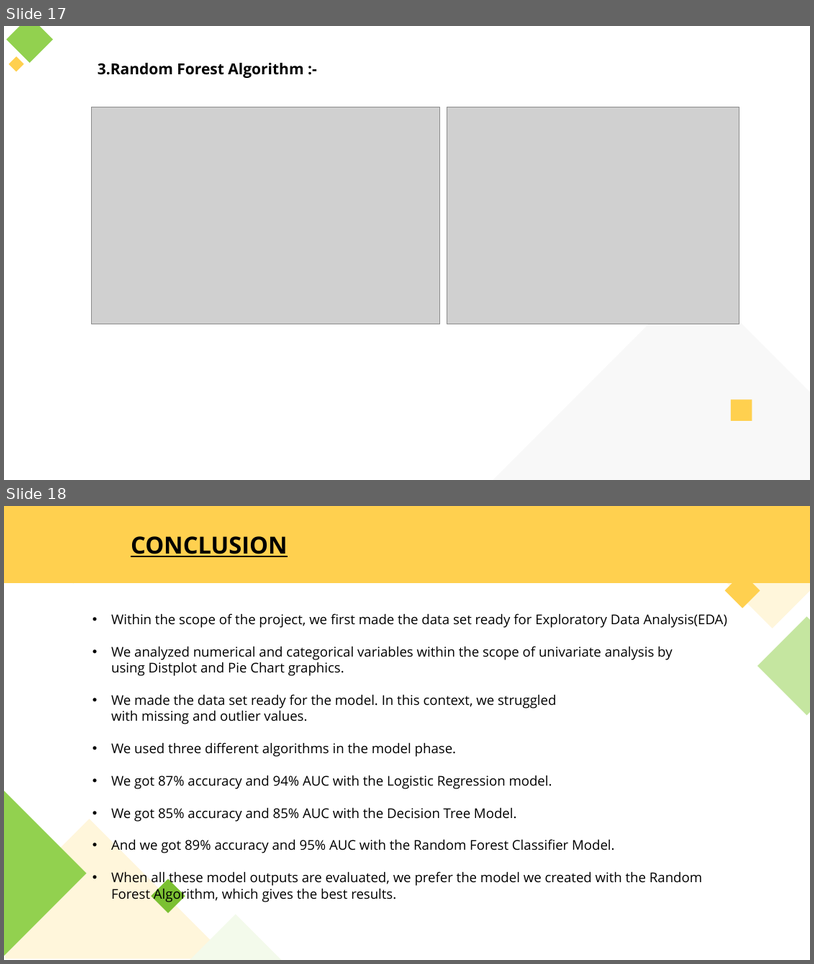
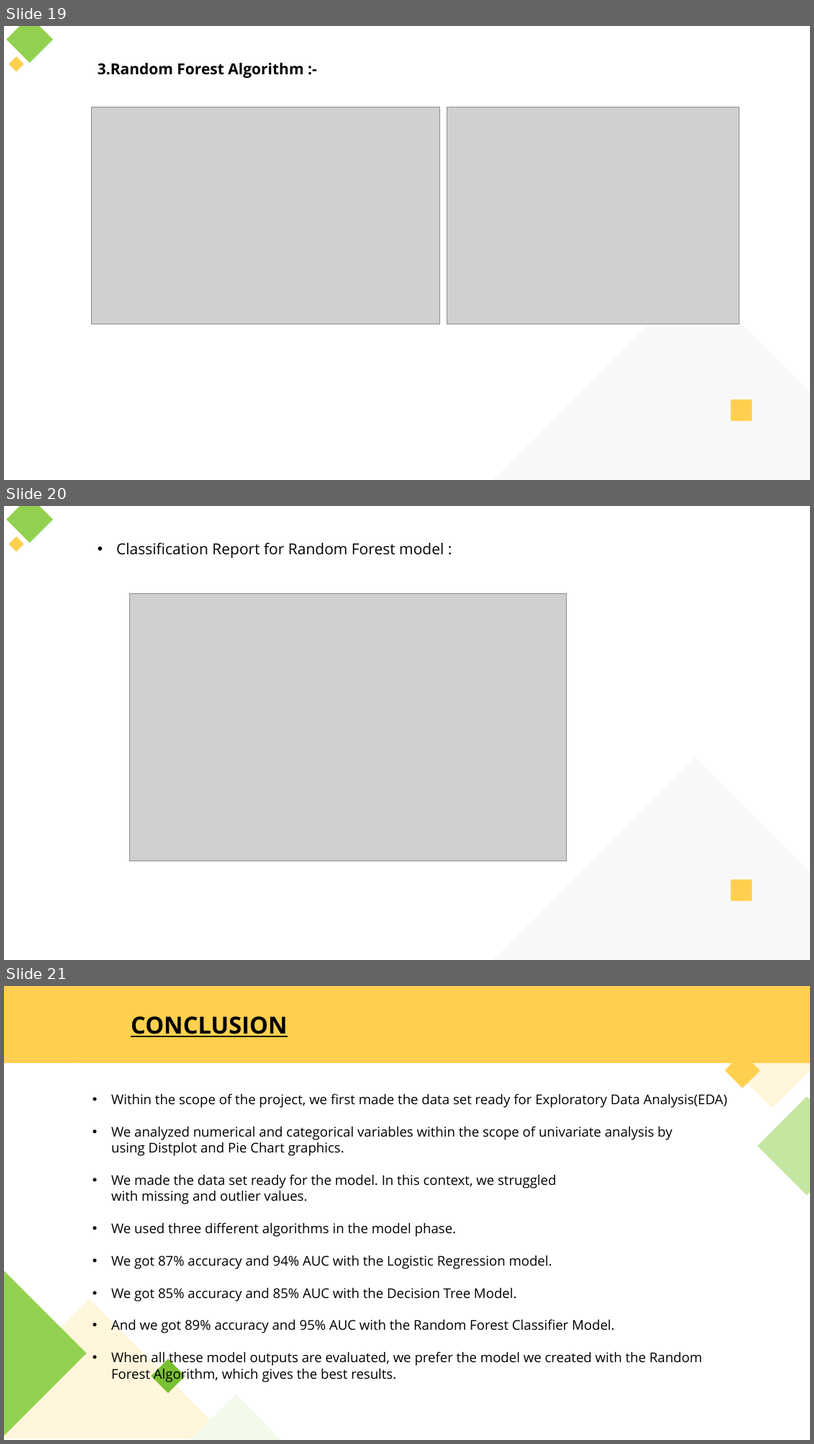
Before and after one commit to ayushrathi2138/Heart-Attack-Analysis-And-Prediction, a slide deck: Final_Project_Presentation.pptx. Shown one above the other, each under a label of ours: slides 17 and 18 before the commit, slides 19, 20 and 21 after it. The pictures are 814x964 and 814x1444 pixels, drawn with LibreOffice and Linux fonts; fonts in the diff are those of the drawing; grey boxes stand for pictures. Boxes give left, top, right and bottom in pixels: in the first picture for what was removed or moved away, otherwise in the second. Text is boxed around its words. In the diff, an @@ line names an element or a change of style, - is before the commit and + after.

```diff
--- a/Final_Project_Presentation.pptx
+++ b/Final_Project_Presentation.pptx
@@ slide 20 added at [4, 506, 810, 960], background #FFFFFF @@
@@ diamond added at [6, 506, 53, 543], fill #92D14F @@
@@ diamond added at [9, 536, 24, 551], fill #FFD04F @@
@@ text added at [116, 543, 444, 558], 18 pt, text #000000 @@
+• Classification Report for Random Forest model :
@@ picture added at [130, 593, 566, 860] @@
@@ freeform shape added at [494, 757, 810, 960], fill #F2F2F2 at 50% opacity @@
@@ rectangle added at [731, 879, 752, 901], fill #FFD04F @@
@@ what was slide 17 is now slide 19 @@
@@ what was slide 18 is now slide 21 @@
```
Also in this commit, not shown: 2 other slides added, 2 other files.
